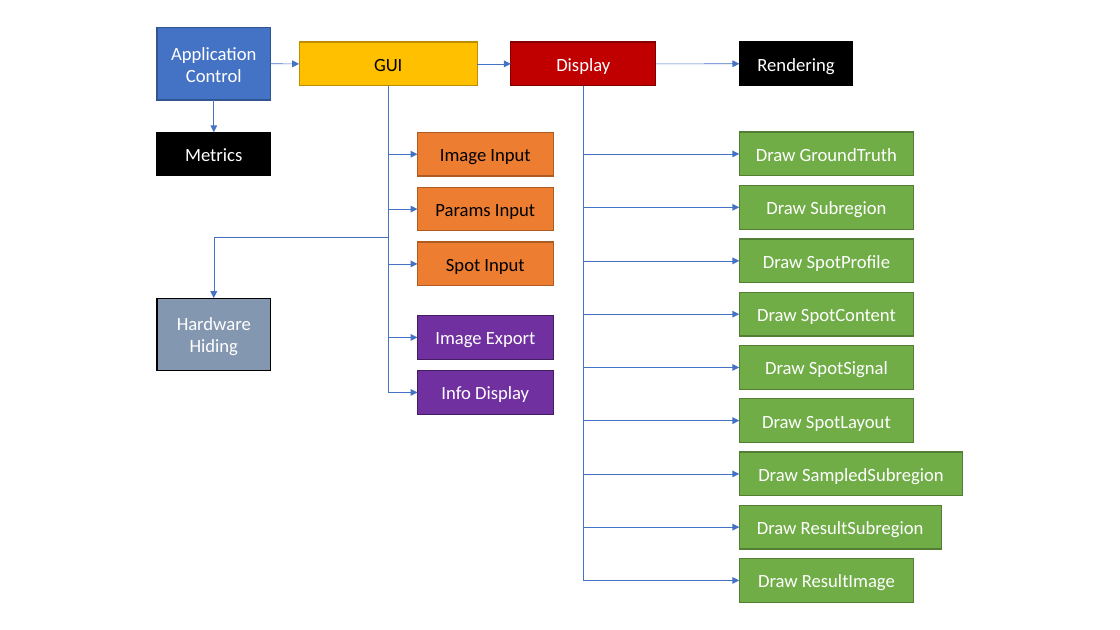
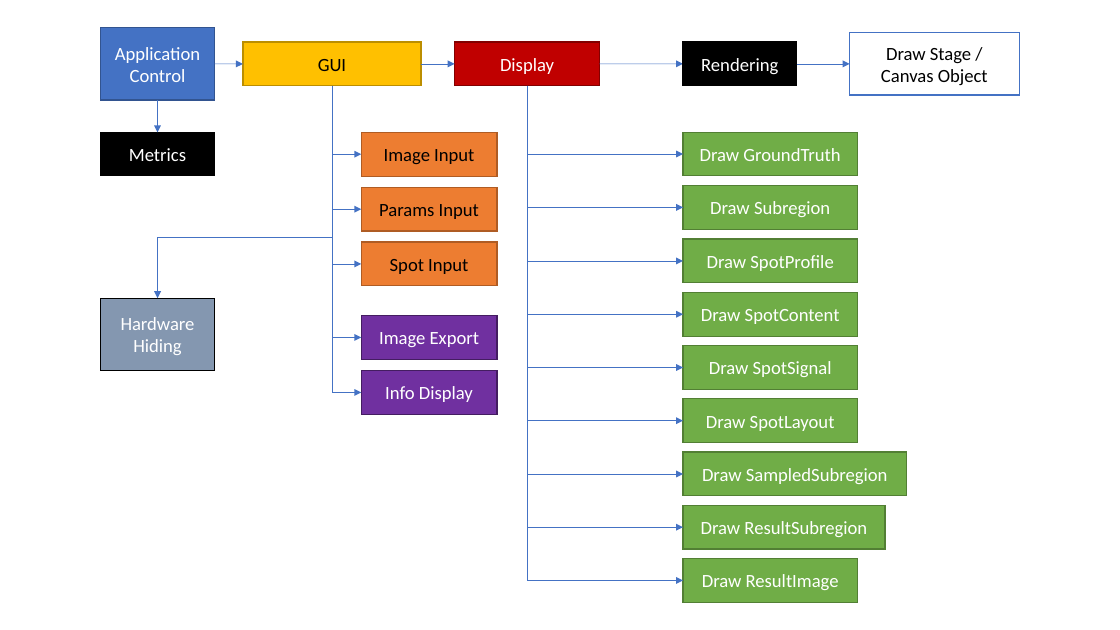
Before and after one commit to joedf/CAS741_w23, a slide deck: slide 1 of docs/Design/MG/MG_graph.pptx. Drawn at 1120x630 pixels with LibreOffice and Linux fonts; fonts in the diff are those of the drawing. Boxes give left, top, right and bottom in pixels: in the first picture for what was removed or moved away, otherwise in the second. Text is boxed around its words. In the diff, an @@ line names an element or a change of style, - is before the commit and + after.

```diff
--- a/docs/Design/MG/MG_graph.pptx
+++ b/docs/Design/MG/MG_graph.pptx
@@ rectangle added at [849,33,1019,95], fill #FFFFFF, outline #4472C4 1 pt, 16 pt, text #000000 @@
+Draw Stage / Canvas Object
@@ arrow added from (797, 64) to (849, 64), #4472C4 0.5 pt @@
@@ 20 rectangles, 15 elbow arrows, 4 arrows: place and size @@
-20 rectangles, 15 elbow arrows, 4 arrows at [157,28,963,602]
+20 rectangles, 15 elbow arrows, 4 arrows at [101,28,907,602]
```
Also in this commit, not shown: 3 other files.
